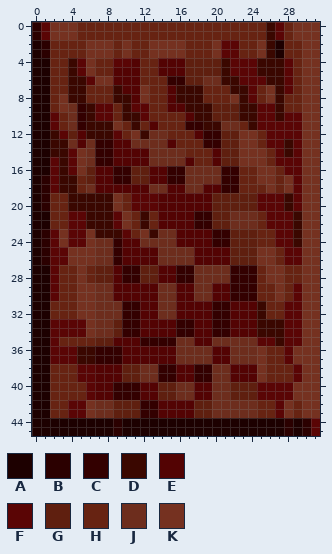
Pixel-art sprite -- data/external/gfx/panel/amiga/empty_slot.png. Above, as it was before the edit.
The file is 32x46 pixels. Colours within 5 levels of each other are drawn and written as one.
Palette (. is transparent): A #1d0000  B #2b0000  C #330000  D #3a0700  E #530303  F #5a0505  G #5f1f0f  H #672312  J #6d2d1d  K #753120
And afterwards:
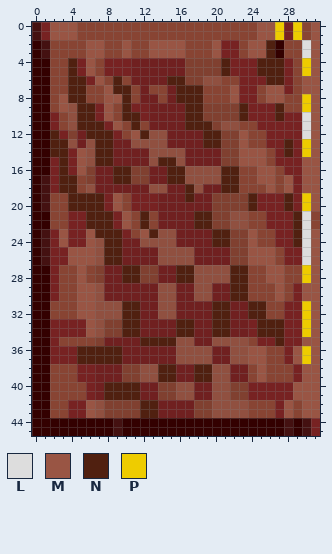
Colours new in this view: L #dddddd  M #995544  N #502010  P #eecc00
The edit:
colour B: #2b0000 -> #441111
colour E: #530303 -> #702020
colour F: #5a0505 -> #772222
colour G: #5f1f0f -> #804030
colour H: #672312 -> #884433
colour J: #6d2d1d -> #905040
Changed rows in their new state; - is a pixel that keeps its letter.
first column x 0:
 0 --MMM--------------------MMPFPHM
 1 --MMM--------------------MMPFPHM
 2 C-----MMH-M--MMMM---M---MMNC--LM
 3 C-----MMH-M--MMMM---M---MMNC--LM
 4 CC--N-M-F---EE-------N---NNN--PM
 5 CC--N-M-FFF-EE-------N---NNN--PM
 6 CC--NN-MHNH-EEENN----HH---NN--MM
 7 CC--NN--MNNHE---NNN---MF--MM--MM
 8 CC-MNN--MMNHEE--NNN---MF--MM--PM
 9 CC-M-NN-M-N--EE--NNG---NF--N--PM
10 CC---NN-M-NN-EEEENNG---NF--N--LM
11 CC---NNNFM-N--EEENNNG---H-----LM
12 CCN---NNN--MN--EEE-NN--MH-----LM
13 CCNN---NN-------EEENN--MH---N-PM
14 CCNN-M-NN--------EEE---MMM--N-PM
15 CC-N-M-NN-----NN--EE---MMM----MM
16 CC-N-M---NN----NN----NN--MM---MM
17 C--NN----NN----NN----NN--MM-M-MM
18 C--NN------------N---NN---M-M-MM
19 C---NNNNFM-------N------N---N-PM
20 C---NNNNFM--------------N---N-PM
21 CC----NNN-M-N-----NN----H----NLH
22 CC----NNN-M-N-----NN----H----NLH
23 C--M--MNNN--MN------NN--M----NLM
24 C--M--M-NN----------NN--M----NLM
25 C---MMM-NN--------------MMM---LM
26 C---MMM-NN--------------MMM---LM
27 CC---M--E-NN----NN----NNH-MM--PM
28 CC---M--E-NN----NN----NNH-MM--PM
29 CC---MM-E-------------NNH--M--MM
30 CC---MM-E-------------NNH--M--MM
31 CC---MM---NN--------NN--NN----PM
32 CC---MM---NN--------NN--NN----PM
33 CC----M-G-NN----NN--NN--FNNN--PM
34 CC----M-G-NN----NN--NN--FNNN--PM
35 CC------E---NNNN--------H--N--MM
36 CC---NNNNN--------------MM---MPM
37 CC---NNNNN--------------MM---MPM
38 CC------------NN--NN----HM----MM
39 CC------------NN--NN----HM----MM
40 CC------NNNN------------F----MMM
41 CC------NNNN------------F----MMM
42 CC----M-G---NN----------H---M-MM
43 CC----M-G---NN----------H---M-MM
44 CCCCCCCCC-CCCCCCCCCCCCCCCCCC-C--
45 CCCCCCCCC-CCCCCCCCCCCCCCCCCC-C--
Changed places in both pictures, as pixel boxes (x1, y1, x2, y2):
changed: (32, 22, 320, 436)
